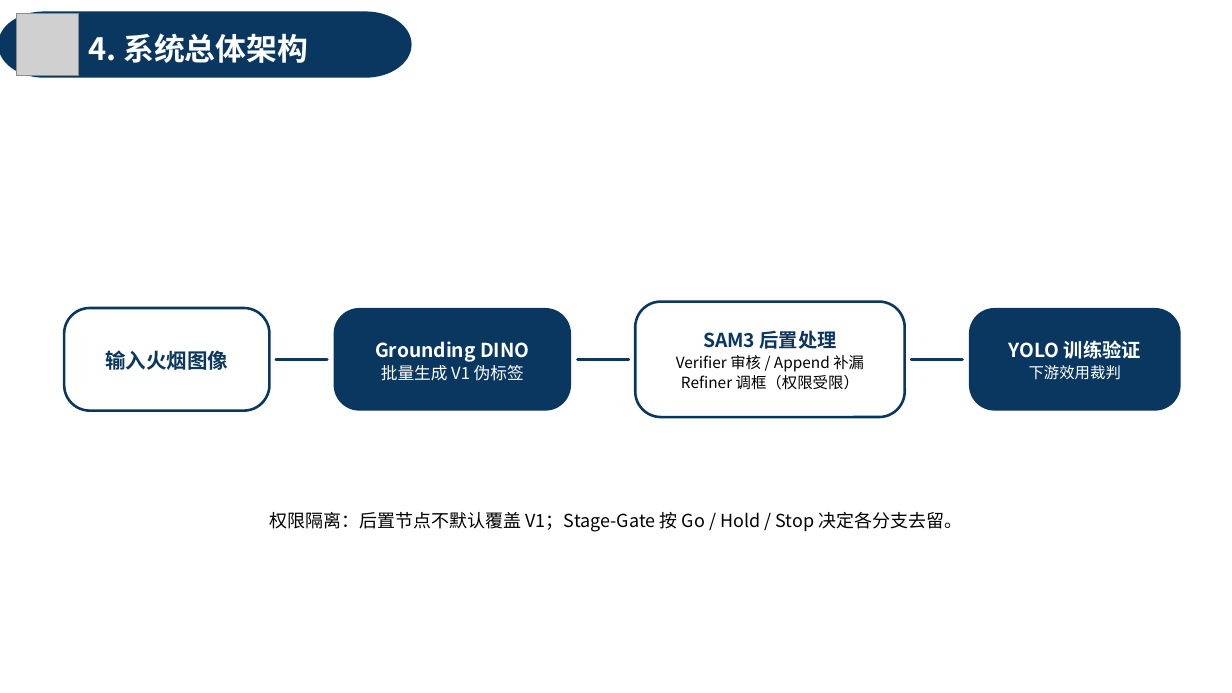
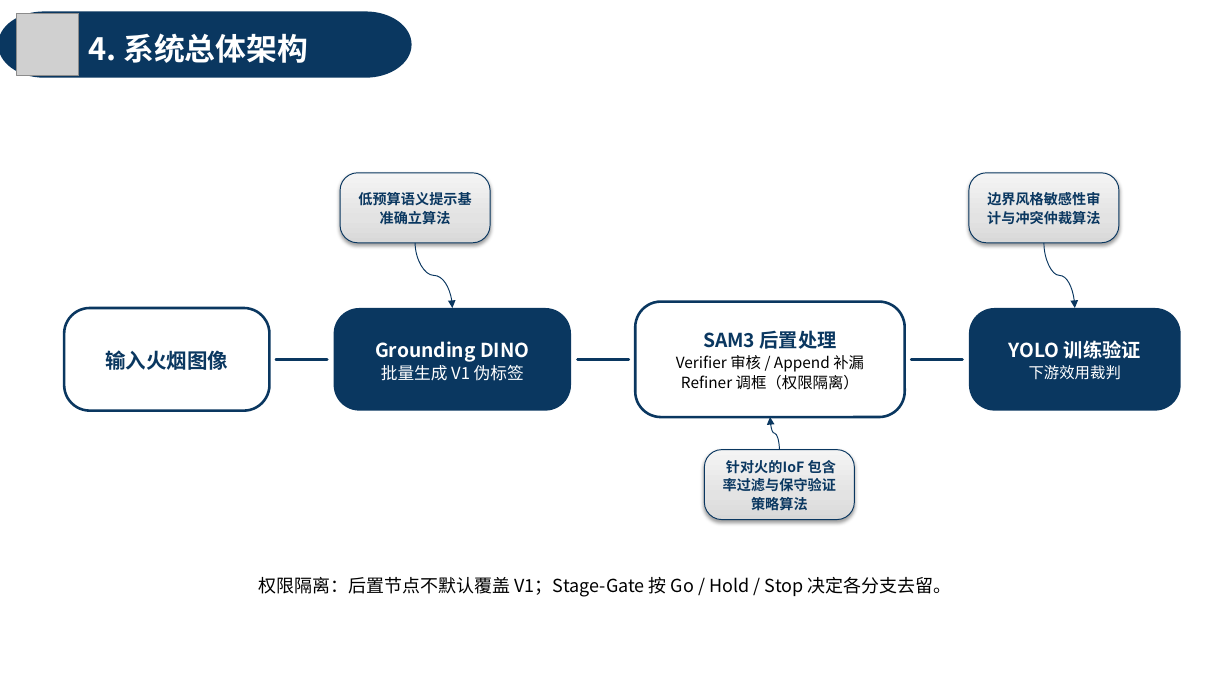
Before and after one commit to xiuli0923/paper, a slide deck: slide 20 of draft_v2.pptx. Drawn at 1232x693 pixels with LibreOffice and Linux fonts; fonts in the diff are those of the drawing; grey boxes stand for pictures; background and template pictures are left out. Boxes give left, top, right and bottom in pixels: in the first picture for what was removed or moved away, otherwise in the second. Text is boxed around its words. In the diff, an @@ line names an element or a change of style, - is before the commit and + after.

```diff
--- a/draft_v2.pptx
+++ b/draft_v2.pptx
@@ rounded rectangle added at <box>340,173,490,243</box>, fill gradient #D8D8D8 to #E3E3E3 to #F4F4F4, outline #0A3760 0.75 pt, 11 pt, text #0A3760, bold @@
+低预算语义提示基准确立算法
@@ rounded rectangle added at <box>970,173,1119,243</box>, fill gradient #D8D8D8 to #E3E3E3 to #F4F4F4, outline #0A3760 0.75 pt, 11 pt, text #0A3760, bold @@
+边界风格敏感性审计与冲突仲裁算法
@@ curved arrow added from (415, 243) to (453, 308), #0A3760 0.75 pt @@
@@ curved arrow added from (1044, 243) to (1075, 308), #0A3760 0.75 pt @@
@@ text in rounded rectangle at <box>681,375,859,390</box>: text changed @@
-Refiner 调框（权限受限）
+Refiner 调框（权限隔离）
@@ curved arrow added from (780, 450) to (770, 417), #0A3760 0.75 pt @@
@@ rounded rectangle added at <box>704,450,854,520</box>, fill gradient #D8D8D8 to #E3E3E3 to #F4F4F4, outline #0A3760 0.75 pt, 11 pt, text #0A3760, bold @@
+针对火的IoF 包含率过滤与保守验证策略算法
@@ text "权限隔离：后置节点不默认覆盖 V1；Stage-Gate 按 Go / ...": place and size @@
-text "权限隔离：后置节点不默认覆盖 V1；Stage-Gate 按 Go / ..." at <box>269,512,963,532</box>
+text "权限隔离：后置节点不默认覆盖 V1；Stage-Gate 按 Go / ..." at <box>258,577,952,597</box>
```
Also in this commit, not shown: 19 other slides changed, 1 slide added, 1 other file.
